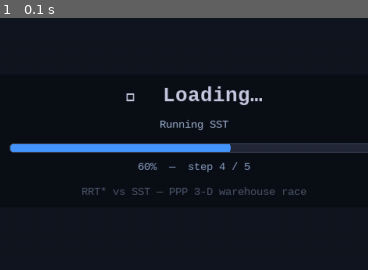
Above: before the commit, frame 1.
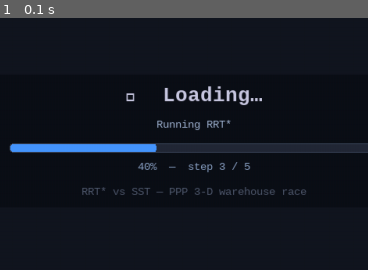
Above: after the commit, the same moment.

Repository: alexandrelheinen/arco
Game: pygame game, started from tools/simulator/main/ppp.py
Same seed, same stepped clock (60 frames per second), same inputs: the game is played once before the commit and once after it.
Inputs:
- Up to frame 1 (0.1 s): no input
The pictures show only the part of the screen within x 35-85%, y 26-76%; the shares and areas given below are measured in that part.

The runs differ from the first frame. In frame 1, 1.1% of the frame differs, in the area x 37-63%, y 40-61%.

Commit message:
fix: yet another tuning

Diff:
--- a/tools/config/ppp.yml
+++ b/tools/config/ppp.yml
@@ -12,18 +12,35 @@
 # Safety clearance = 2 × face_diagonal ≈ 1.41 m  →  1.5 m.
 #
 # Three width-crossing barriers force vertical and lateral strategy shifts:
-# - Tall barrier (x=10..12, y=0..20, z=0..4.0)
+# - Tall barrier (x=15..17, y=0..20, z=0..2.5, reduced height for algorithm convergence)
 # - Smaller barrier (x=24..26, y=0..20, z=0..2.0)
 # - Split barrier (x=38..40), with two half-width sections of different
 #   heights: y=0..10 up to z=3.2, and y=10..20 up to z=1.4.
 
 bounds: [[0.0, 60.0], [0.0, 20.0], [0.0, 6.0]]
 
-step_size: 3.0
-goal_tolerance: 4.0
+step_size: 2.0
+goal_tolerance: 2.5
 collision_check_count: 3
 goal_bias: 0.07
-obstacle_clearance: 40
+obstacle_clearance: 2.0
+
+# Obstacles configuration
+# Box format: [x_min, y_min, z_min, x_max, y_max, z_max]
+obstacles:
+  # Width-crossing barriers
+  - [15.0, 0.0, 0.0, 17.0, 20.0, 2.5]  # First barrier (reduced height for convergence)
+  - [24.0, 0.0, 0.0, 26.0, 20.0, 2.0]  # Second barrier
+  - [38.0, 0.0, 0.0, 40.0, 10.0, 3.2]  # Third barrier (south half)
+  - [38.0, 10.0, 0.0, 40.0, 20.0, 1.4] # Third barrier (north half)
+  # Scatter blocks
+  - [5.0, 14.0, 0.0, 8.0, 19.0, 1.8]
+  - [20.0, 2.0, 0.0, 23.0, 6.0, 2.2]
+  - [31.0, 13.0, 0.0, 35.0, 18.0, 2.8]
+  - [45.0, 4.0, 0.0, 48.0, 9.0, 1.6]
+  # Concave U-obstacle (far corner)
+  - [54.0, 13.0, 0.0, 59.0, 14.0, 2.8]  # south leg
+  - [57.0, 14.0, 0.0, 58.0, 16.0, 2.8]  # back wall
 
 # Higher sample budgets needed for 3-D search space.
 rrt_max_sample_count: 10000
--- a/tools/simulator/scenes/ppp.py
+++ b/tools/simulator/scenes/ppp.py
@@ -5,7 +5,7 @@
 
 Three barriers now cross the full bay width in sequence:
 
-    Barrier 1 (tall):   x=[10,12] y=[0,20]  z=[0,4.0]
+    Barrier 1 (tall):   x=[15,17] y=[0,20]  z=[0,2.5]
     Barrier 2 (small):  x=[24,26] y=[0,20]  z=[0,2.0]
     Barrier 3 (split):
       - half south:     x=[38,40] y=[0,10]  z=[0,3.2]
@@ -35,23 +35,20 @@
 #: Box extents: (x_min, y_min, z_min, x_max, y_max, z_max).
 BOXES: list[tuple[float, float, float, float, float, float]] = [
     # Width-crossing barriers.
-    (10.0, 0.0, 0.0, 12.0, 20.0, 4.0),
+    (15.0, 0.0, 0.0, 17.0, 20.0, 2.5),
     (24.0, 0.0, 0.0, 26.0, 20.0, 2.0),
     (38.0, 0.0, 0.0, 40.0, 10.0, 3.2),
     (38.0, 10.0, 0.0, 40.0, 20.0, 1.4),
     # Scatter blocks.
     (5.0, 14.0, 0.0, 8.0, 19.0, 1.8),
-    (16.0, 2.0, 0.0, 19.0, 6.0, 2.2),
+    (20.0, 2.0, 0.0, 23.0, 6.0, 2.2),
     (31.0, 13.0, 0.0, 35.0, 18.0, 2.8),
     (45.0, 4.0, 0.0, 48.0, 9.0, 1.6),
-    # Concave U-obstacle (opening faces west) placed at the far width corner,
-    # directly blocking the approach to the goal at (59, 19, 0).
-    # The north leg sits 2 m south of the goal; planners that naively enter
-    # the y=13..17 corridor hit the back wall and must reroute through the
-    # narrow y > 18.5 gap to reach the goal.
+    # Concave U-obstacle (opening faces west) placed at the far width corner.
+    # The south leg sits at y=13..14; planners that naively enter
+    # the y=13..17 corridor hit the back wall and must reroute.
     (54.0, 13.0, 0.0, 59.0, 14.0, 2.8),  # south leg
-    (54.0, 16.0, 0.0, 59.0, 17.0, 2.8),  # north leg
-    (58.0, 14.0, 0.0, 59.0, 16.0, 2.8),  # back wall
+    (57.0, 14.0, 0.0, 58.0, 16.0, 2.8),  # back wall
 ]
 
 #: Maximum x-depth (meters) that classifies a box as a crossing barrier.
